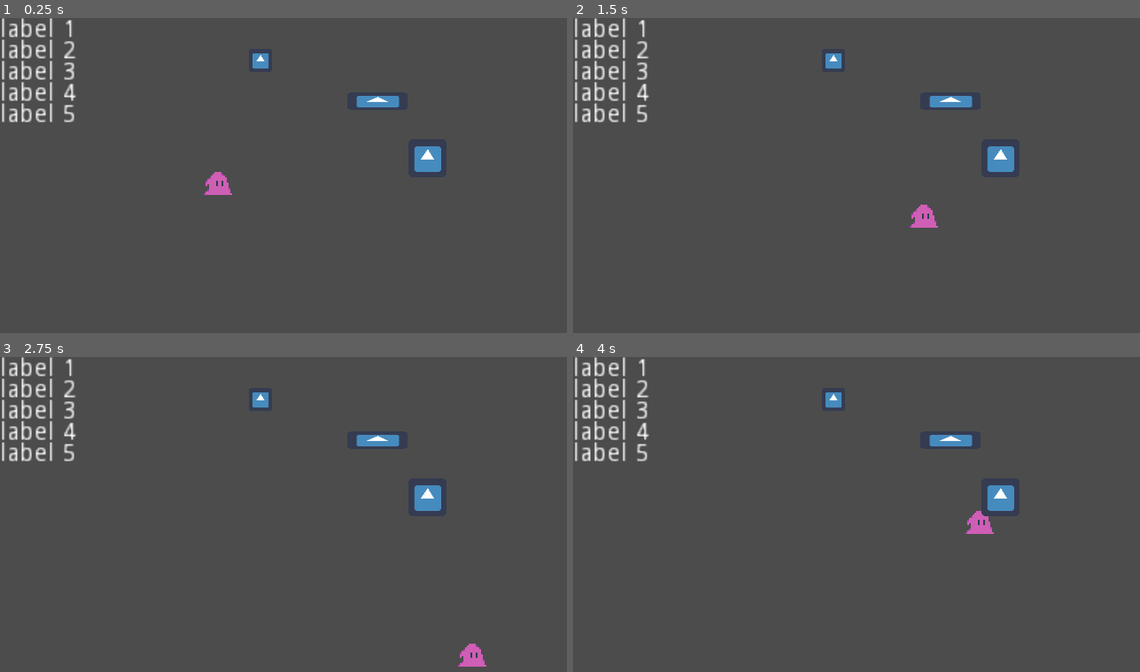
Above: before the commit, frames 1-4 (two rows, left to right).
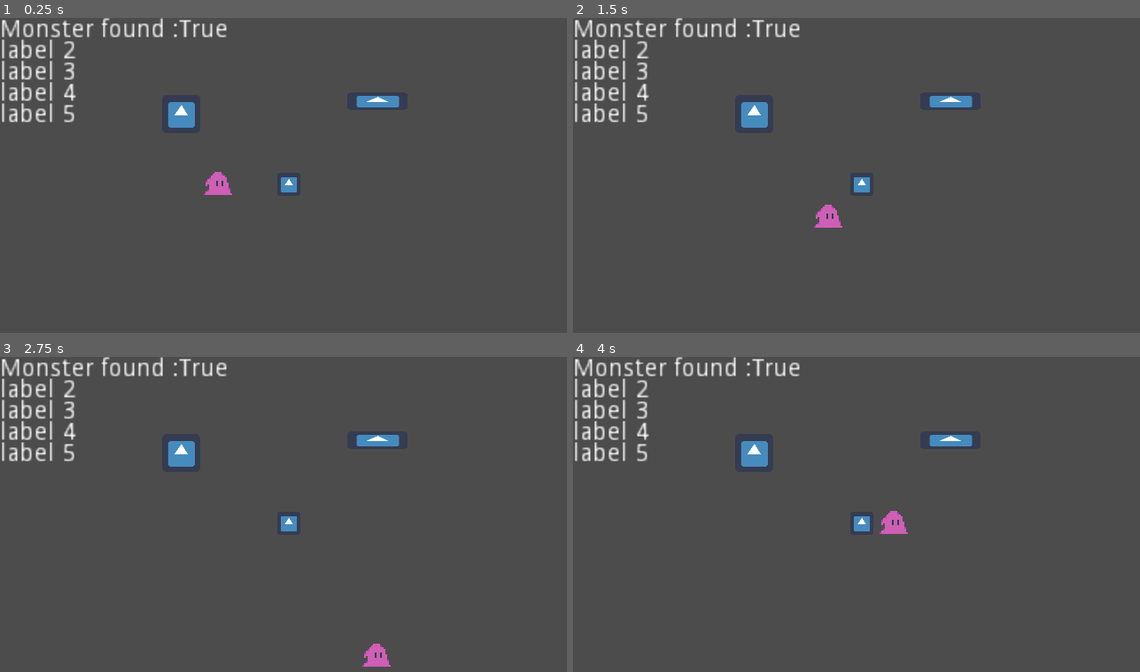
Above: after the commit, the same moments.

Repository: genericuser990/GameJamTowerTheme
Game: Godot game, scene res://Scenes/DebugWorld.tscn
The game is run twice, just before and just after one commit, with the same random seed, the same clock (stepped at 60 frames per second) and the same inputs. The project has no main scene, so this scene is started directly. The engine's default icon, where the game draws it, is replaced by a stand-in: a white triangle on a blue panel in a dark square.
Inputs:
- Up to frame 1 (0.25 s): no input
- Up to frame 2 (1.5 s): tap Enter at 0.5 s; hold Right (moveRight) 0.53-1.28 s; hold Down (moveDown) from 1.28 s (still down)
- Up to frame 3 (2.75 s): release Down (moveDown) at 2.03 s; hold Right (moveRight) from 2.03 s (still down)
- Up to frame 4 (4 s): release Right (moveRight) at 2.78 s; hold Up (moveUp) 2.78-3.53 s; hold Left (moveLeft) from 3.53 s (still down)

The runs differ from the first frame. In frame 1, 2.0% of the frame differs, in the area x 0-78%, y 0-56%; in frame 2, 2.5%, in the area x 0-78%, y 0-67%; in frame 3, 2.5%; in frame 4, 2.5%.

Commit message:
When monster not found, rays don't follow

Diff:
--- a/Scenes/DebugWorld.gd
+++ b/Scenes/DebugWorld.gd
@@ -3,13 +3,24 @@
 onready var monster := $Monster
 # Should probably make an array of lighthouses when there are multiple
 # Something like all childs of some node being lighthouses?
-onready var lighthouse := $Lighthouse
+onready var lighthouses := [$Lighthouse]
 
 # Called when the node enters the scene tree for the first time.
 func _ready():
-	pass # Replace with function body.
-
+	# Call this at the beginning so it sees monster immediately
+	for lighthouse in lighthouses:
+		lighthouse.followMonster(monster.position)
 
 # Called every frame. 'delta' is the elapsed time since the previous frame.
 func _physics_process(delta):
-	lighthouse.followMonster(monster.position)
+	for lighthouse in lighthouses:
+		if (lighthouse.monsterFound):
+			lighthouse.followMonster(monster.position)
+
+		# Stop following monster if lighthouse can't find it
+		var rays = [lighthouse.lineOfSight, lighthouse.rayLeft, lighthouse.rayRight]
+		lighthouse.monsterFound = false
+		for ray in rays:
+			var collider = ray.get_collider()
+			if (collider == monster):
+				lighthouse.monsterFound = true
--- a/Scenes/DebugWorld.tscn
+++ b/Scenes/DebugWorld.tscn
@@ -15,10 +15,10 @@
 position = Vector2( 123, 94 )
 
 [node name="Lighthouse" parent="." instance=ExtResource( 5 )]
-position = Vector2( 147, 24 )
+position = Vector2( 163, 94 )
 
 [node name="Rock" parent="." instance=ExtResource( 4 )]
-position = Vector2( 241, 79 )
+position = Vector2( 102, 54 )
 
 [node name="Boat" parent="." instance=ExtResource( 7 )]
 position = Vector2( 213, 47 )
--- a/Scenes/Monster.tscn
+++ b/Scenes/Monster.tscn
@@ -4,13 +4,13 @@
 [ext_resource path="res://Scripts/Monster.gd" type="Script" id=2]
 
 [sub_resource type="RectangleShape2D" id=1]
-extents = Vector2( 6, 2 )
+extents = Vector2( 8.5, 6.5 )
 
 [node name="Monster" type="KinematicBody2D"]
 script = ExtResource( 2 )
 
 [node name="CollisionShape2D" type="CollisionShape2D" parent="."]
-position = Vector2( 0, 4 )
+position = Vector2( 0.5, -0.5 )
 shape = SubResource( 1 )
 
 [node name="MonsterSprite" type="Sprite" parent="."]
--- a/Scripts/DebugControl.gd
+++ b/Scripts/DebugControl.gd
@@ -8,3 +8,6 @@
 
 func _ready():
 	Global.setDebugControl(self)
+
+func _process(delta):
+	label1.text = "Monster found :" + str(get_parent().find_node("Lighthouse").monsterFound)
--- a/Scripts/Lighthouse.gd
+++ b/Scripts/Lighthouse.gd
@@ -8,6 +8,8 @@
 export var rayLength := 100
 export var lightAngle := 30 # Maybe should have a better name for this
 
+var monsterFound := true
+
 # Called when the node enters the scene tree for the first time.
 func _ready():
 	enableRays()
@@ -15,10 +17,10 @@
 	rayRight.set_rotation_degrees(-lightAngle / 2)
 
 # Called every frame. 'delta' is the elapsed time since the previous frame.
-func _physics_process(delta):
+# func _physics_process(delta):
 	# Check ray collision with bodies
-	if lineOfSight.is_colliding():
-		print("Is colliding")
+	# if lineOfSight.is_colliding():
+		# print("Is colliding")
 
 func enableRays():
 	lineOfSight.enabled = true
